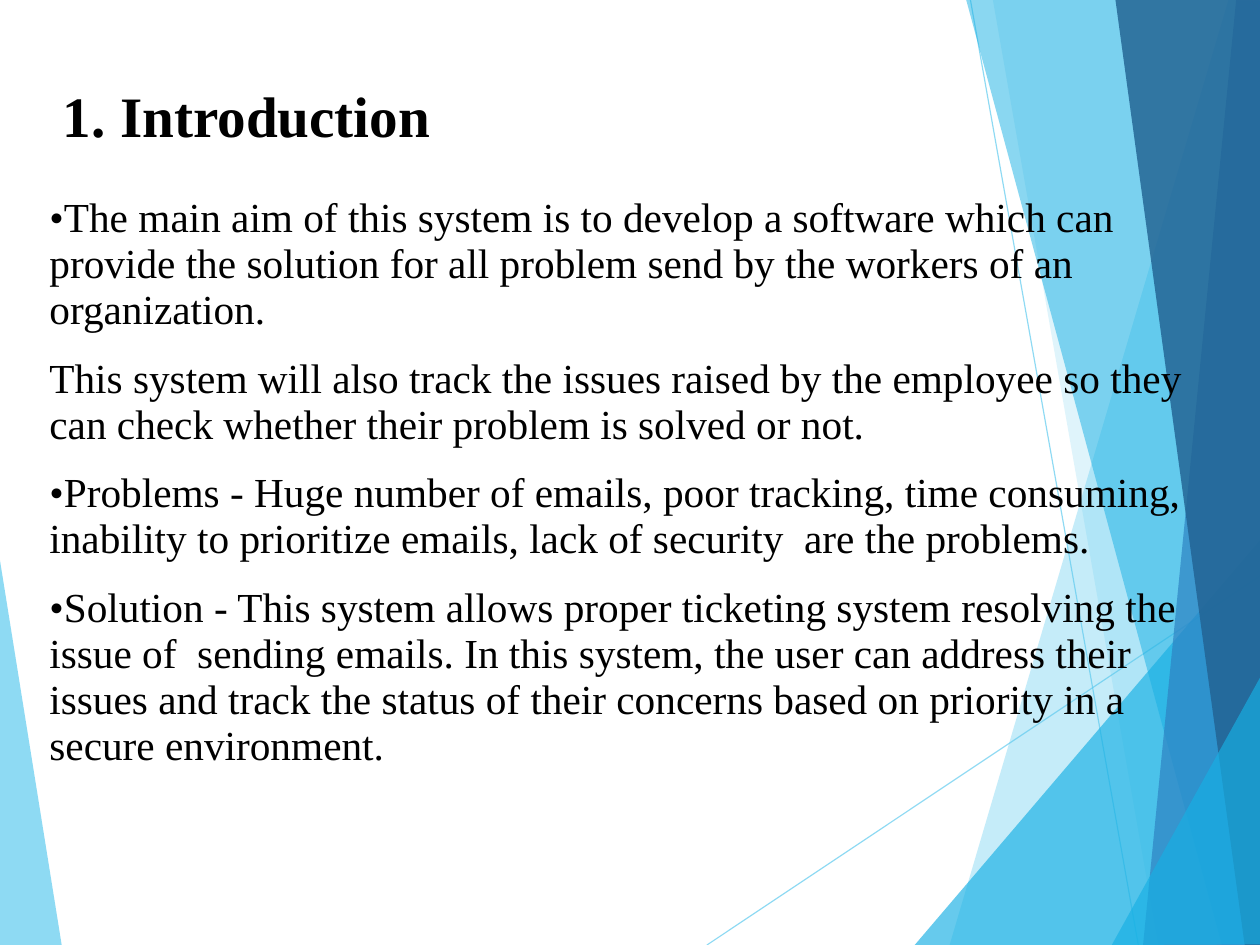
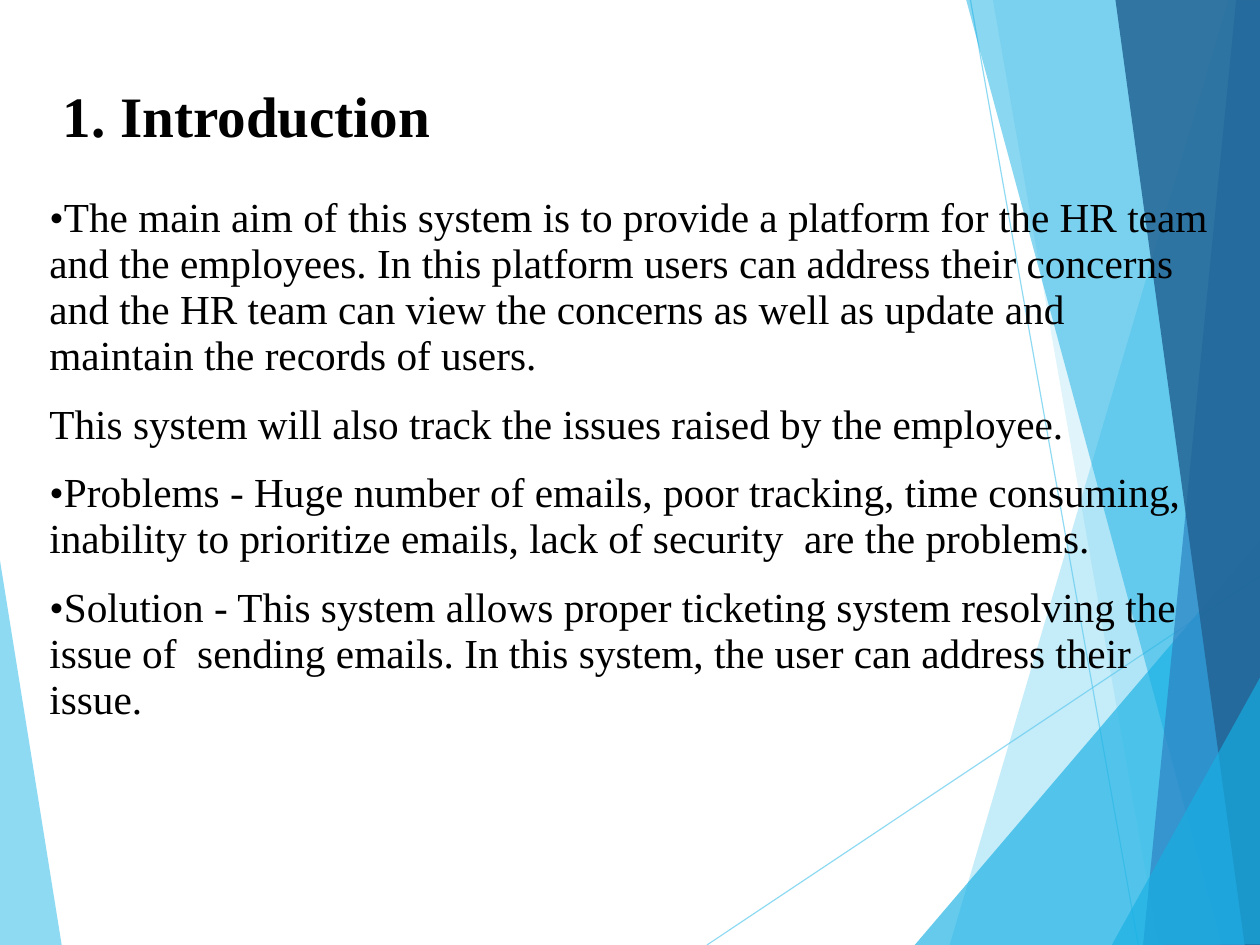
Before and after one commit to aagyasingh/19_HR-Helpdesk, a slide deck: slide 3 of GroupNo.19_DivB_Java_Mini_Project_Presentation.pptx. Drawn at 1260x945 pixels with LibreOffice and Linux fonts; fonts in the diff are those of the drawing. Boxes give left, top, right and bottom in pixels: in the first picture for what was removed or moved away, otherwise in the second. Text is boxed around its words. In the diff, an @@ line names an element or a change of style, - is before the commit and + after.

```diff
--- a/GroupNo.19_DivB_Java_Mini_Project_Presentation.pptx
+++ b/GroupNo.19_DivB_Java_Mini_Project_Presentation.pptx
@@ text at (49, 200, 1207, 448): text changed @@
-•The main aim of this system is to develop a software which can provide the solution for all problem send by the workers of an organization.
-This system will also track the issues raised by the employee so they can check whether their problem is solved or not.
+•The main aim of this system is to provide a platform for the HR team and the employees. In this platform users can address their concerns and the HR team can view the concerns as well as update and maintain the records of users.
+This system will also track the issues raised by the employee.
@@ text at (49, 590, 1175, 715): text changed @@
-•Solution - This system allows proper ticketing system resolving the issue of sending emails. In this system, the user can address their issues and track the status of their concerns based on priority in a secure environment.
+•Solution - This system allows proper ticketing system resolving the issue of sending emails. In this system, the user can address their issue.
```
Also in this commit, not shown: 2 other slides changed, 2 other files.
